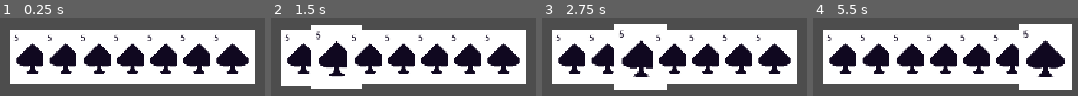
Above: before the commit, frames 1-4 (left to right).
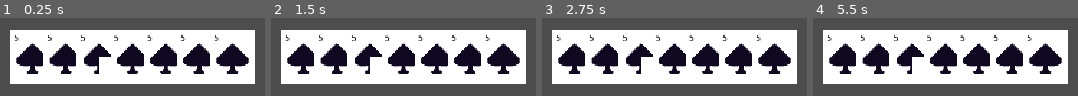
Above: after the commit, the same moments.

Repository: youssefevan/gmtk-jam-2025
Game: Godot game, scene res://scenes/evan_scene.tscn
Same seed, same stepped clock (60 frames per second), same inputs: the game is played once before the commit and once after it.
Inputs (mouse positions are in pixels of both pictures, inside the frame that each line leads up to):
- Up to frame 1 (0.25 s): no input
- Up to frame 2 (1.5 s): tap Enter at 0.5 s; move the mouse to (302, 57) at 0.52 s; click (302, 57) at 0.6 s; tap Space at 1.25 s; move the mouse to (337, 57) at 1.27 s; click (337, 57) at 1.35 s
- Up to frame 3 (2.75 s): tap Enter at 2 s; move the mouse to (640, 57) at 2.02 s; click (640, 57) at 2.1 s
- Up to frame 4 (5.5 s): tap Space at 2.75, 4.25 s; move the mouse to (945, 57) at 2.77 s; click (945, 57) at 2.85 s; tap Enter at 3.5 s; move the mouse to (977, 57) at 3.52 s; click (977, 57) at 3.6 s; move the mouse to (1011, 57) at 4.27 s; click (1011, 57) at 4.35 s; move the mouse to (1046, 57) at 5.02 s; click (1046, 57) at 5.1 s

The runs differ from the first frame. In frame 1, 0.7% of the frame differs, in the area x 37-42%, y 50-72%; in frame 2, 5.0%; in frame 3, 5.5%; in frame 4, 6.9%, in the area x 37-98%, y 7-93%.

Commit message:
Fixed card to hand bugs

Diff:
--- a/gmtk-jam-2025/scenes/card.tscn
+++ b/gmtk-jam-2025/scenes/card.tscn
@@ -7,7 +7,7 @@
 [ext_resource type="Script" uid="uid://bsohjnvf07425" path="res://scripts/state_machine/states/hover.gd" id="5_sy11y"]
 [ext_resource type="Script" uid="uid://120ev4vux267" path="res://scripts/state_machine/states/grab.gd" id="6_1yd6c"]
 [ext_resource type="Script" uid="uid://bhymco3u3cklt" path="res://scripts/state_machine/states/select.gd" id="7_we8pq"]
-[ext_resource type="Script" uid="uid://rfycwfamhggd" path="res://scripts/state_machine/states/use.gd" id="8_4wvaf"]
+[ext_resource type="Script" uid="uid://rfycwfamhggd" path="res://scripts/state_machine/states/play.gd" id="8_4wvaf"]
 [ext_resource type="Script" uid="uid://b44lg2huu310f" path="res://scripts/state_machine/states/discard.gd" id="9_u8dfr"]
 
 [sub_resource type="RectangleShape2D" id="RectangleShape2D_nvopj"]
@@ -15,10 +15,33 @@
 
 [node name="Card" type="Control"]
 layout_mode = 3
-anchors_preset = 0
+anchor_left = -0.028
+anchor_top = -0.062
+anchor_right = 0.056
+anchor_bottom = 0.123
+offset_left = 32.256
+offset_top = 40.176
+offset_right = -32.512
+offset_bottom = -39.704
+grow_horizontal = 0
+grow_vertical = 0
+size_flags_horizontal = 4
+size_flags_vertical = 4
 script = ExtResource("1_6u4wf")
 
-[node name="Sprite" type="Sprite2D" parent="."]
+[node name="Texture" type="TextureRect" parent="."]
+layout_mode = 1
+anchors_preset = 8
+anchor_left = 0.5
+anchor_top = 0.5
+anchor_right = 0.5
+anchor_bottom = 0.5
+offset_left = -32.0
+offset_top = -40.0
+offset_right = 32.0
+offset_bottom = 40.0
+grow_horizontal = 2
+grow_vertical = 2
 texture = ExtResource("1_d81rb")
 
 [node name="Area" type="Area2D" parent="."]
@@ -27,8 +50,9 @@
 [node name="Collider" type="CollisionShape2D" parent="Area"]
 shape = SubResource("RectangleShape2D_nvopj")
 
-[node name="StateManager" type="Node" parent="."]
+[node name="StateManager" type="Node" parent="." node_paths=PackedStringArray("starting_state")]
 script = ExtResource("3_ktuci")
+starting_state = NodePath("Idle")
 
 [node name="Idle" type="Node" parent="StateManager"]
 script = ExtResource("4_kg30u")
@@ -48,7 +72,7 @@
 [node name="Discard" type="Node" parent="StateManager"]
 script = ExtResource("9_u8dfr")
 
+[connection signal="mouse_entered" from="Texture" to="." method="_on_texture_mouse_entered"]
+[connection signal="mouse_exited" from="Texture" to="." method="_on_texture_mouse_exited"]
 [connection signal="area_entered" from="Area" to="." method="_on_area_area_entered"]
 [connection signal="area_exited" from="Area" to="." method="_on_area_area_exited"]
-[connection signal="mouse_entered" from="Area" to="." method="_on_area_mouse_entered"]
-[connection signal="mouse_exited" from="Area" to="." method="_on_area_mouse_exited"]
--- a/gmtk-jam-2025/scenes/evan_scene.tscn
+++ b/gmtk-jam-2025/scenes/evan_scene.tscn
@@ -28,38 +28,29 @@
 
 [node name="Card" parent="Hand" instance=ExtResource("1_nvhif")]
 layout_mode = 2
-size_flags_horizontal = 4
-size_flags_vertical = 4
 
 [node name="Card2" parent="Hand" instance=ExtResource("1_nvhif")]
 layout_mode = 2
-size_flags_horizontal = 4
-size_flags_vertical = 4
 
 [node name="Card3" parent="Hand" instance=ExtResource("1_nvhif")]
 layout_mode = 2
-size_flags_horizontal = 4
-size_flags_vertical = 4
+
+[node name="ColorRect" type="ColorRect" parent="Hand/Card3"]
+layout_mode = 0
+offset_right = 40.0
+offset_bottom = 40.0
 
 [node name="Card4" parent="Hand" instance=ExtResource("1_nvhif")]
 layout_mode = 2
-size_flags_horizontal = 4
-size_flags_vertical = 4
 
 [node name="Card5" parent="Hand" instance=ExtResource("1_nvhif")]
 layout_mode = 2
-size_flags_horizontal = 4
-size_flags_vertical = 4
 
 [node name="Card6" parent="Hand" instance=ExtResource("1_nvhif")]
 layout_mode = 2
-size_flags_horizontal = 4
-size_flags_vertical = 4
 
 [node name="Card7" parent="Hand" instance=ExtResource("1_nvhif")]
 layout_mode = 2
-size_flags_horizontal = 4
-size_flags_vertical = 4
 
 [node name="PlayableArea" type="Area2D" parent="."]
 position = Vector2(576, 320)
--- a/gmtk-jam-2025/scripts/card.gd
+++ b/gmtk-jam-2025/scripts/card.gd
@@ -16,7 +16,7 @@
 var playable := false
 
 var hand : Hand
-var starting_position : Vector2
+var hand_position : int
 
 func _ready() -> void:
 	states.init(self)
@@ -25,14 +25,18 @@
 func _physics_process(delta: float) -> void:
 	states.physics_update(delta)
 
-func _on_mouse_entered() -> void:
-	mouse_hovering = true
+func remove_from_hand(pos):
+	hand_position = get_index()
+	var new_parent = hand.get_parent()
+	get_parent().remove_child(self)
+	var global_pos = global_position
+	new_parent.add_child(self)
+	global_position = pos
 
-func _on_area_mouse_entered() -> void:
-	mouse_hovering = true
-
-func _on_area_mouse_exited() -> void:
-	mouse_hovering = false
+func add_to_hand():
+	get_parent().remove_child(self)
+	hand.add_child(self)
+	hand.move_child(self, hand_position)
 
 func _on_area_area_entered(area: Area2D) -> void:
 	if area.get_collision_layer_value(2):
@@ -41,3 +45,9 @@
 func _on_area_area_exited(area: Area2D) -> void:
 	if area.get_collision_layer_value(2):
 		playable = false
+
+func _on_texture_mouse_entered() -> void:
+	mouse_hovering = true
+
+func _on_texture_mouse_exited() -> void:
+	mouse_hovering = false
--- a/gmtk-jam-2025/scripts/state_machine/states/grab.gd
+++ b/gmtk-jam-2025/scripts/state_machine/states/grab.gd
@@ -1,12 +1,13 @@
 extends State
+
+var hand
 
 func enter():
 	super.enter()
-	entity.starting_position = entity.global_position
+	entity.remove_from_hand(entity.get_global_mouse_position())
 
 func physics_update(delta):
 	super.physics_update(delta)
-
 	entity.scale = lerp(entity.scale, Vector2(1.1, 1.1), entity.anim_speed * delta)
 
 	entity.global_position = lerp(
@@ -19,4 +20,5 @@
 		if entity.playable:
 			return entity.play
 		else:
+			entity.add_to_hand()
 			return entity.idle
--- a/gmtk-jam-2025/scripts/state_machine/states/hover.gd
+++ b/gmtk-jam-2025/scripts/state_machine/states/hover.gd
@@ -5,13 +5,6 @@
 
 	entity.scale = lerp(entity.scale, Vector2(1.2, 1.2), entity.anim_speed * delta)
 
-	if entity.starting_position:
-		entity.global_position = lerp(
-			entity.global_position,
-			entity.starting_position,
-			entity.anim_speed * delta
-		)
-
 	if !entity.mouse_hovering:
 		return entity.idle
 
--- a/gmtk-jam-2025/scripts/state_machine/states/idle.gd
+++ b/gmtk-jam-2025/scripts/state_machine/states/idle.gd
@@ -8,12 +8,5 @@
 
 	entity.scale = lerp(entity.scale, Vector2(1.0, 1.0), entity.anim_speed * delta)
 
-	if entity.starting_position:
-		entity.global_position = lerp(
-			entity.global_position,
-			entity.starting_position,
-			entity.anim_speed * delta
-		)
-
 	if entity.mouse_hovering:
 		return entity.hover
--- a/gmtk-jam-2025/scripts/state_machine/states/use.gd
+++ b/gmtk-jam-2025/scripts/state_machine/states/play.gd
@@ -2,7 +2,7 @@
 
 func enter():
 	super.enter()
-	entity.get_parent().remove_child(entity)
+	entity.remove_from_hand(entity.global_position)
 
 func physics_update(delta):
 	entity.scale = lerp(entity.scale, Vector2(1.0, 1.0), entity.anim_speed * delta)
Renamed: gmtk-jam-2025/scripts/state_machine/states/use.gd.uid -> gmtk-jam-2025/scripts/state_machine/states/play.gd.uid
Not shown, added: gmtk-jam-2025/sprites/player/frames/player1.png.import
Not shown, added: gmtk-jam-2025/sprites/player/frames/player2.png.import
Not shown, added: gmtk-jam-2025/sprites/player/frames/player3.png.import
Not shown, added: gmtk-jam-2025/sprites/player/frames/player4.png.import
Not shown, added: gmtk-jam-2025/sprites/player/frames/player5.png.import
Not shown, added: gmtk-jam-2025/sprites/player/frames/player6.png.import
Not shown, added: gmtk-jam-2025/sprites/player/frames/player7.png.import
Not shown, added: gmtk-jam-2025/sprites/player/frames/player8.png.import
Not shown, added: gmtk-jam-2025/sprites/player/player.png.import
Not shown, added: gmtk-jam-2025/sprites/player/playerBASE.png.import
Not shown, added: gmtk-jam-2025/sprites/player/playerSpriteSheet.png.import
